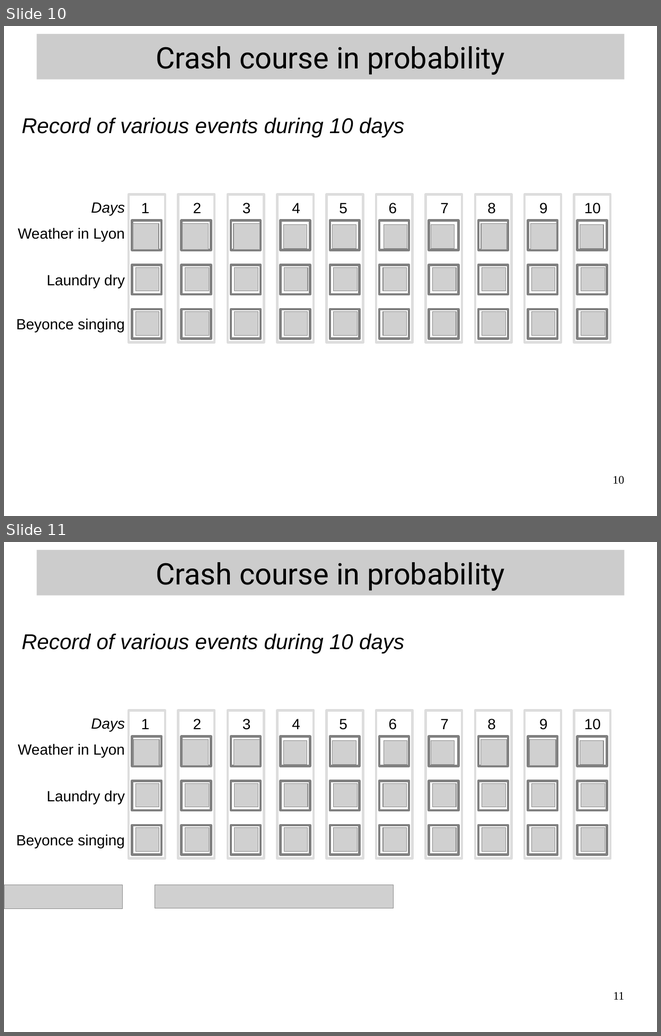
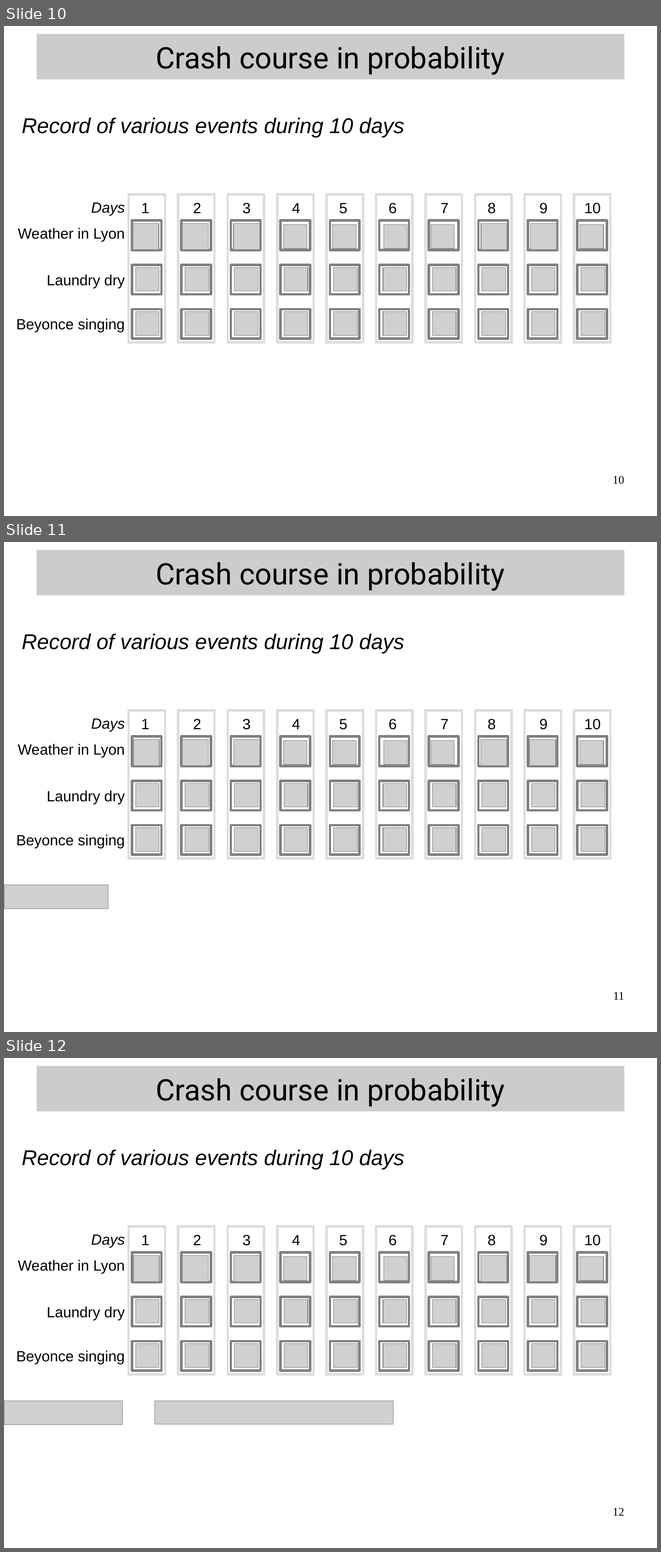
Before and after one commit to Boussau/boussau.github.io, a slide deck: COME_courses/Cambridge_2022/1_intro_CTMC/IntroductionToModels.odp. Shown one above the other, each under a label of ours: slides 10 and 11 before the commit, slides 10, 11 and 12 after it. The pictures are 661x1036 and 661x1552 pixels, drawn with LibreOffice and Linux fonts; fonts in the diff are those of the drawing; grey boxes stand for pictures. Boxes give left, top, right and bottom in pixels: in the first picture for what was removed or moved away, otherwise in the second. Text is boxed around its words. In the diff, an @@ line names an element or a change of style, - is before the commit and + after.

Commit message:
Improved first two courses.

```diff
--- a/COME_courses/Cambridge_2022/1_intro_CTMC/IntroductionToModels.odp
+++ b/COME_courses/Cambridge_2022/1_intro_CTMC/IntroductionToModels.odp
@@ slide 11 added at [4, 542, 657, 1032], background #FFFFFF @@
@@ title added at [36, 550, 625, 596], fill #CCCCCC, 36 pt, text #000000 @@
+Crash course in probability
@@ text added at [21, 633, 404, 653], 26 pt, text #000000, italic @@
+Record of various events during 10 days
@@ group added at [178, 711, 214, 858]: 4 rectangles, 3 pictures, 1 text @@
+2
@@ group added at [277, 711, 314, 858]: 4 rectangles, 3 pictures, 1 text @@
+4
@@ group added at [327, 711, 363, 858]: 4 rectangles, 3 pictures, 1 text @@
+5
@@ group added at [376, 711, 412, 858]: 4 rectangles, 3 pictures, 1 text @@
+6
@@ group added at [426, 711, 462, 858]: 4 rectangles, 3 pictures, 1 text @@
+7
@@ group added at [575, 711, 611, 858]: 4 rectangles, 3 pictures, 1 text @@
+10
@@ text added at [91, 718, 125, 731], 18 pt, text #000000, italic @@
+Days
@@ text added at [18, 743, 125, 757], 18 pt, text #000000 @@
+Weather in Lyon
@@ group added at [129, 711, 165, 858]: 4 rectangles, 3 pictures, 1 text @@
+1
@@ group added at [228, 711, 264, 858]: 4 rectangles, 3 pictures, 1 text @@
+3
@@ group added at [475, 711, 511, 858]: 4 rectangles, 3 pictures, 1 text @@
+8
@@ group added at [525, 711, 561, 858]: 4 rectangles, 3 pictures, 1 text @@
+9
@@ text added at [47, 790, 125, 804], 18 pt, text #000000 @@
+Laundry dry
@@ text added at [16, 834, 125, 848], 18 pt, text #000000 @@
+Beyonce singing
@@ picture added at [4, 885, 108, 909] @@
@@ page number added at [613, 991, 624, 999], 14 pt, text #000000 @@
+11
@@ what was slide 11 is now slide 12 @@
@@ page number at [612, 1507, 624, 1515]: text changed @@
-11
+12
```
Also in this commit, not shown: 11 slides changed, 5 other slides added, 3 other files.
